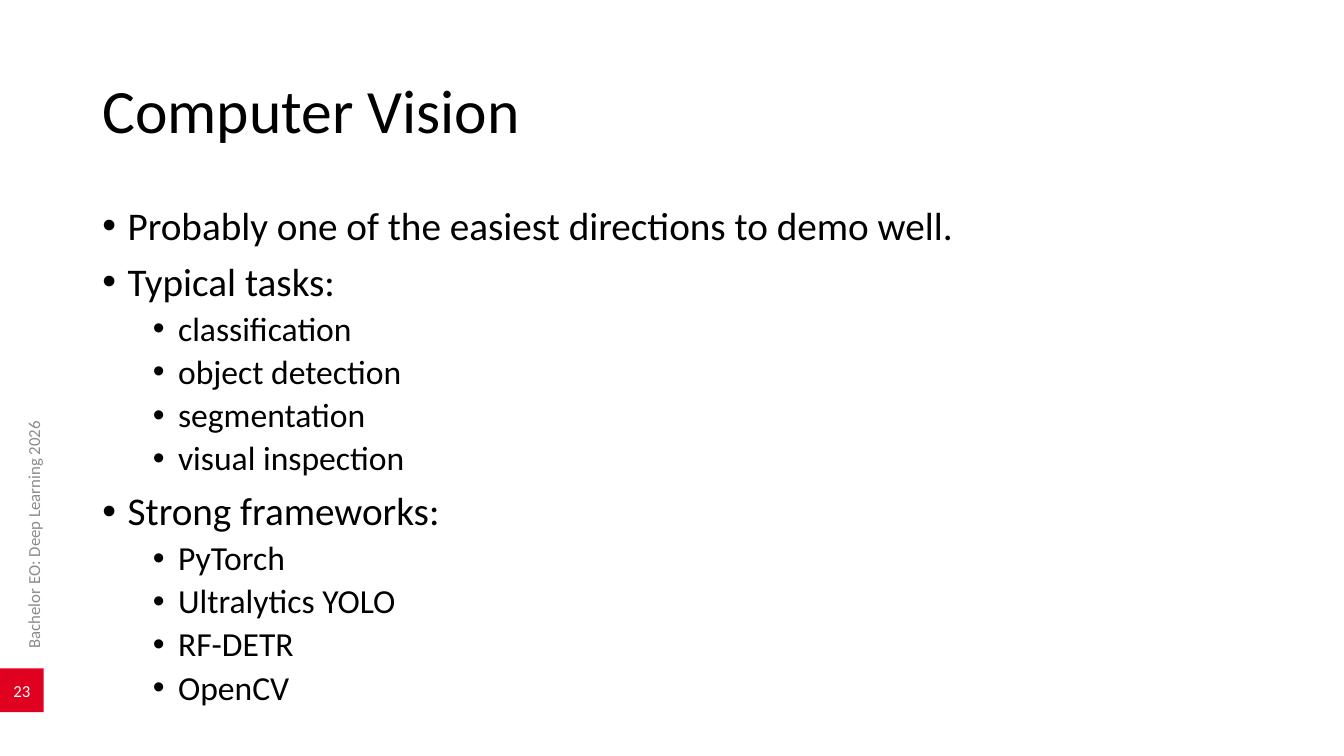
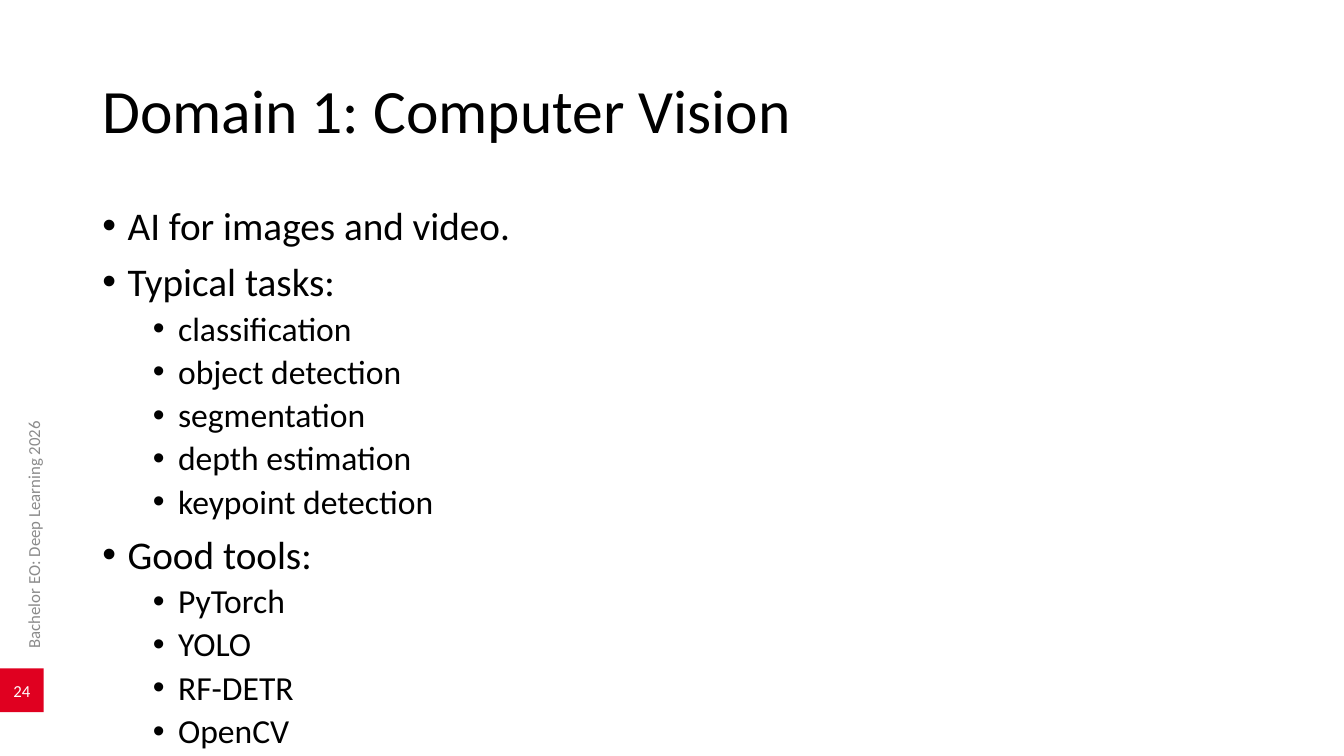
Before and after one commit to AlexanderDhoore/deep-learning-2026, a slide deck: slide 24 of slides/deep-learning-project-directions.pptx (slide 23 before the commit). Drawn at 1344x756 pixels with LibreOffice and Linux fonts; fonts in the diff are those of the drawing; background and template pictures are left out. Boxes give left, top, right and bottom in pixels: in the first picture for what was removed or moved away, otherwise in the second. Text is boxed around its words. In the diff, an @@ line names an element or a change of style, - is before the commit and + after.

Commit message:
Expand application domain guidance

```diff
--- a/slides/deep-learning-project-directions.pptx
+++ b/slides/deep-learning-project-directions.pptx
@@ title at [102,90,790,143]: text changed @@
-Computer Vision
+Domain 1: Computer Vision
@@ text at [128,212,510,247]: text changed @@
-• Probably one of the easiest directions to demo well.
+• AI for images and video.
@@ text at [128,446,433,570]: text changed; size 28 to 24 pt @@
-  • visual inspection
-• Strong frameworks:
+  • depth estimation
+  • keypoint detection
+• Good tools:
@@ text at [178,634,251,657]: text changed @@
-  • Ultralytics YOLO
+  • YOLO
@@ page number at [13,686,30,697]: text changed @@
-23
+24
```
Also in this commit, not shown: 8 other slides changed, 12 slides added, 2 slides removed, 13 other files.
